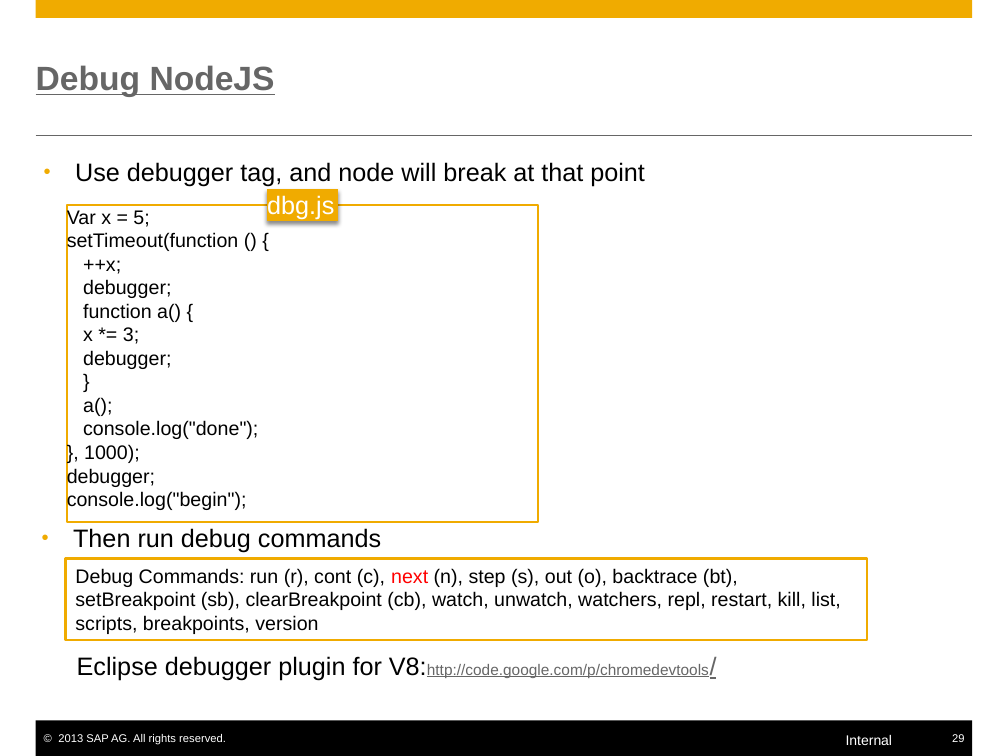
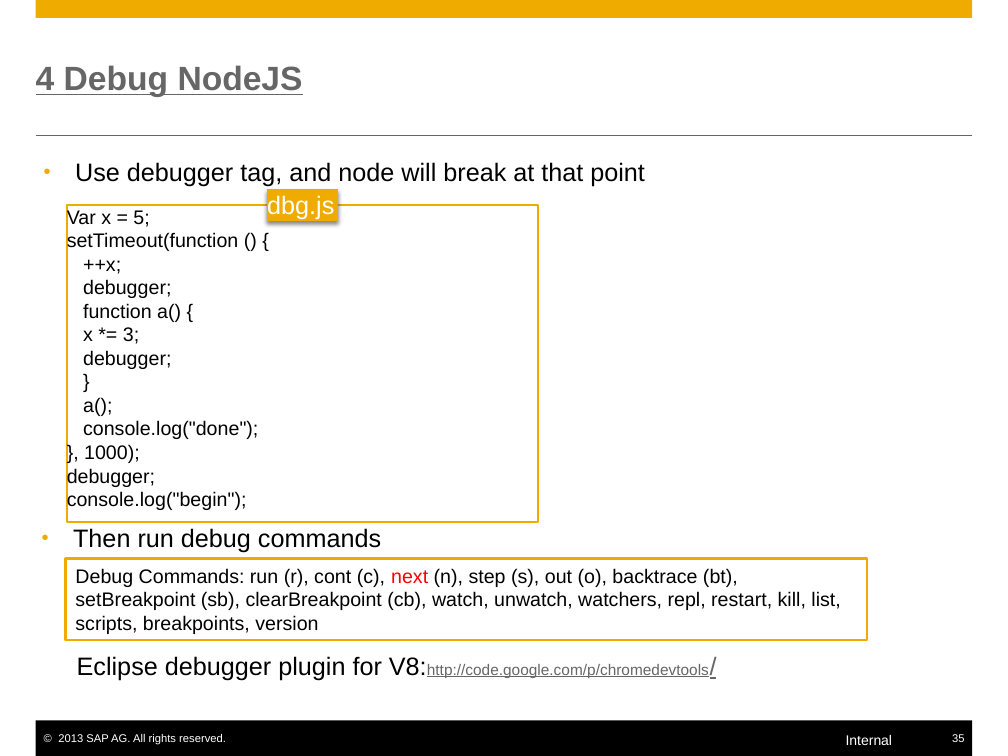
Before and after one commit to yjhcjykwbk-jlsec/mynodejs, a slide deck: slide 35 of nodejs.pptx (slide 29 before the commit). Drawn at 1008x756 pixels with LibreOffice and Linux fonts; fonts in the diff are those of the drawing. Boxes give left, top, right and bottom in pixels: in the first picture for what was removed or moved away, otherwise in the second. Text is boxed around its words. In the diff, an @@ line names an element or a change of style, - is before the commit and + after.

```diff
--- a/nodejs.pptx
+++ b/nodejs.pptx
@@ title at bbox=[36, 65, 303, 97]: text changed @@
-Debug NodeJS
+4 Debug NodeJS
@@ page number at bbox=[952, 734, 964, 742]: text changed @@
-29
+35
```
Also in this commit, not shown: 19 other slides changed, 7 slides added.
